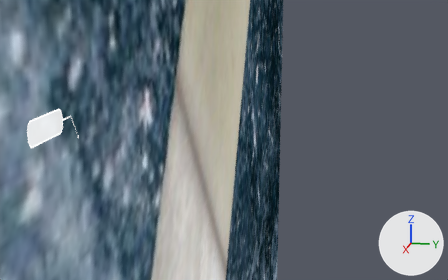
The glTF model public/models/ice-core/Wrapper.gltf, before and after one commit.
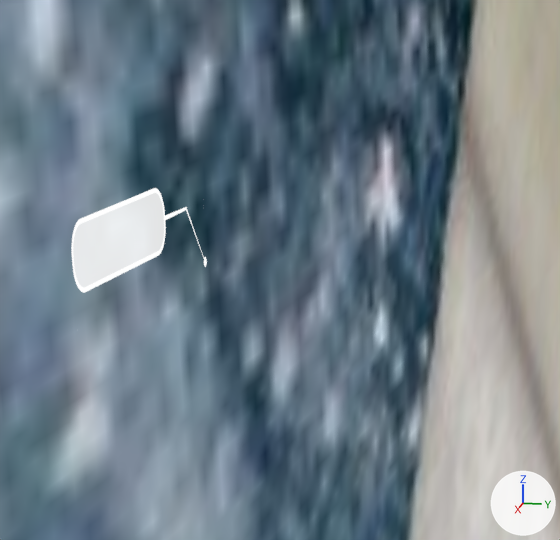
Each version is shown from a 50 mm camera at (23.46, 10.33, 55.47) aimed at (19.35, 9.51, 54.44), then close up on the part from 0% to 48% of the width and 13% to 87% of the height. Every picture has the same lights, and +X, +Y and +Z are marked at lower right. The last two pictures show the newer version. Where no turn or scale is listed for an object, it has been applied to the vertices.

Names of what the first close-up shows: 'Background', 'Layer1'.
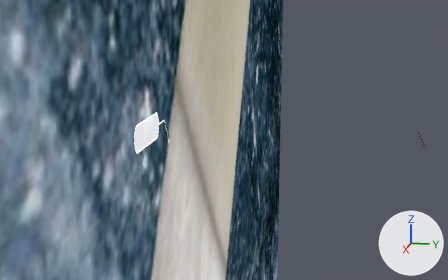
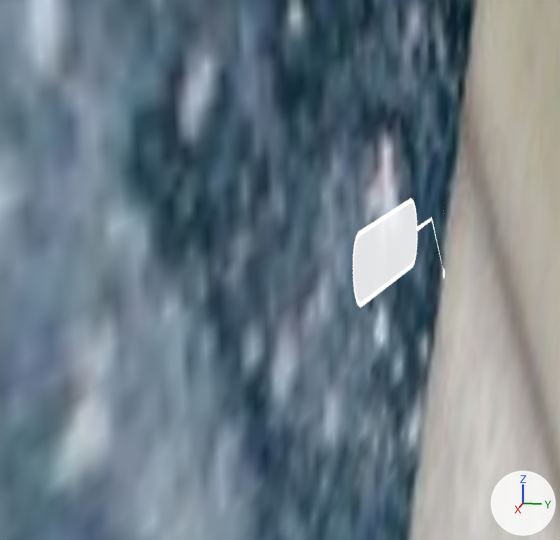
The newer file is also rescaled (x0.00667) as a whole; pictures and numbers use the older file's frame.

What the commit changed:
me_layer1 is used by ob_layer1; location (19.35, 8.25, 54.45).
me_layer1 had 4 vertices, 2 faces and spanned x -0.397..0.397, y 0.0, z -0.595..0.595.
me_layer1 now has 4 vertices, 2 faces and spans x -0.397..0.397, y 0.75, z -0.595..0.595.
me_layer1 part 1: the whole mesh is moved by (0.0, 0.75, 0.0).

What differs and where, as boxes [x1, y1, x2, y2] in the close-ups (560 x 540 px):
'Layer1', mesh moved
    before: [71, 188, 207, 293]
    after: [353, 198, 445, 307]
